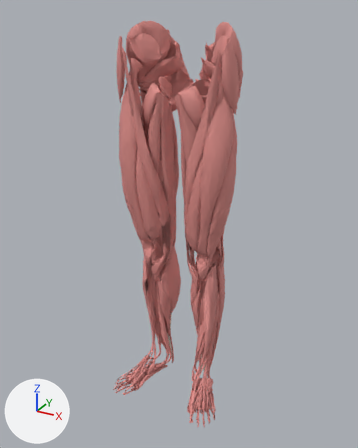
The glTF model public/models/muscles-membre-inf.lo.glb: old version first, new version second.
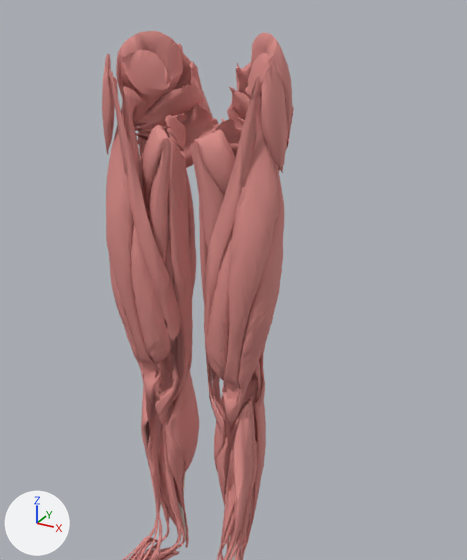
The first picture shows the older version from a camera (50 mm lens) standing at (0.582, -1.143, 0.983) and looking at (0.004, -0.092, 0.457). The close-ups show the older and then the newer version on the part from 14% to 100% of the width and 0% to 83% of the height of that picture. Only the edits that show in the close-ups are written down. Arrows for +X, +Y and +Z are at lower left; the lights stay in place. Where no turn or scale is listed for an object, it has been applied to the vertices.

The first close-up shows 'FJ1419', 'FJ1420', 'FJ1421', 'FJ1433', 'FJ1433M', 'FJ1434', 'FJ1434M', 'FJ1438M', 'FJ1439M', 'FJ1442M', 'FJ1443', 'FJ1443M' and 56 more.
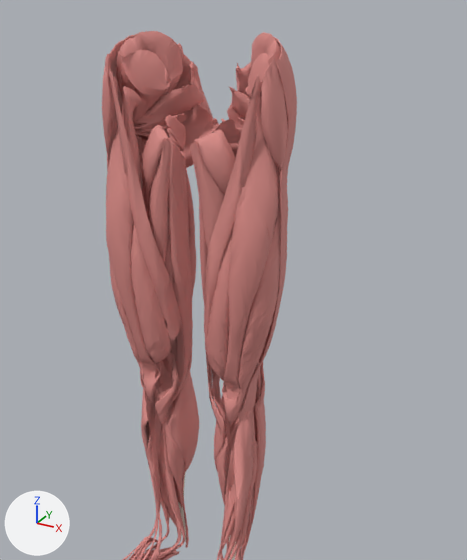
What differs and where, as boxes [x1, y1, x2, y2] in the close-ups (467 x 560 px):
'FJ1423M', added: after [236, 37, 297, 426]
'FJ1423', added (mostly hidden): after [107, 35, 148, 400]

Patch to the scene script:
```diff
--- a/public/models/muscles-membre-inf.lo.glb.py
+++ b/public/models/muscles-membre-inf.lo.glb.py
@@ me_fj1423m @@
+me_fj1423m.from_pydata(...)  # 2110 vertices, 4214 faces; spans x -0.035..0.035, y -0.04..0.04, z -0.315..0.315
+me_fj1423m.materials.append(mat_0_7_0_26_0_24)  # pink #da8b86
@@ me_fj1423 @@
+me_fj1423.from_pydata(...)  # 2110 vertices, 4216 faces; spans x -0.035..0.035, y -0.04..0.04, z -0.315..0.315
+me_fj1423.materials.append(mat_0_7_0_26_0_24)  # pink #da8b86
@@ ob_fj1423m @@
+ob_fj1423m = bpy.data.objects.new('FJ1423M', me_fj1423m)
+ob_fj1423m.location = (0.127, -0.073, 0.63)
@@ ob_fj1423 @@
+ob_fj1423 = bpy.data.objects.new('FJ1423', me_fj1423)
+ob_fj1423.location = (-0.127, -0.073, 0.63)
```
